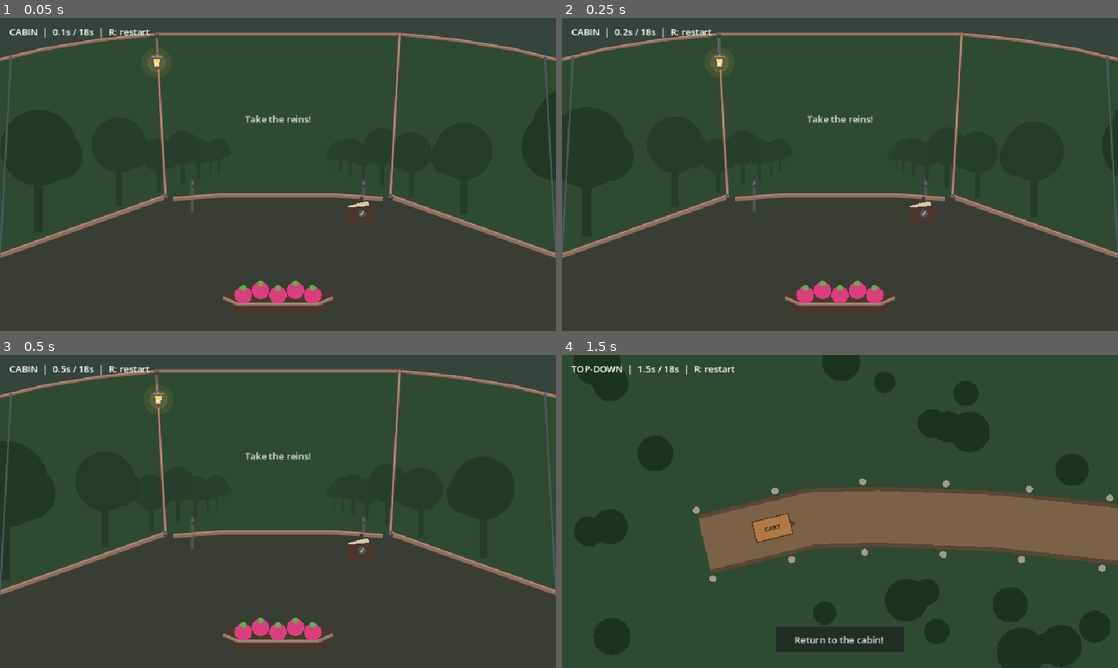
Above: before the commit, frames 1-4 (two rows, left to right).
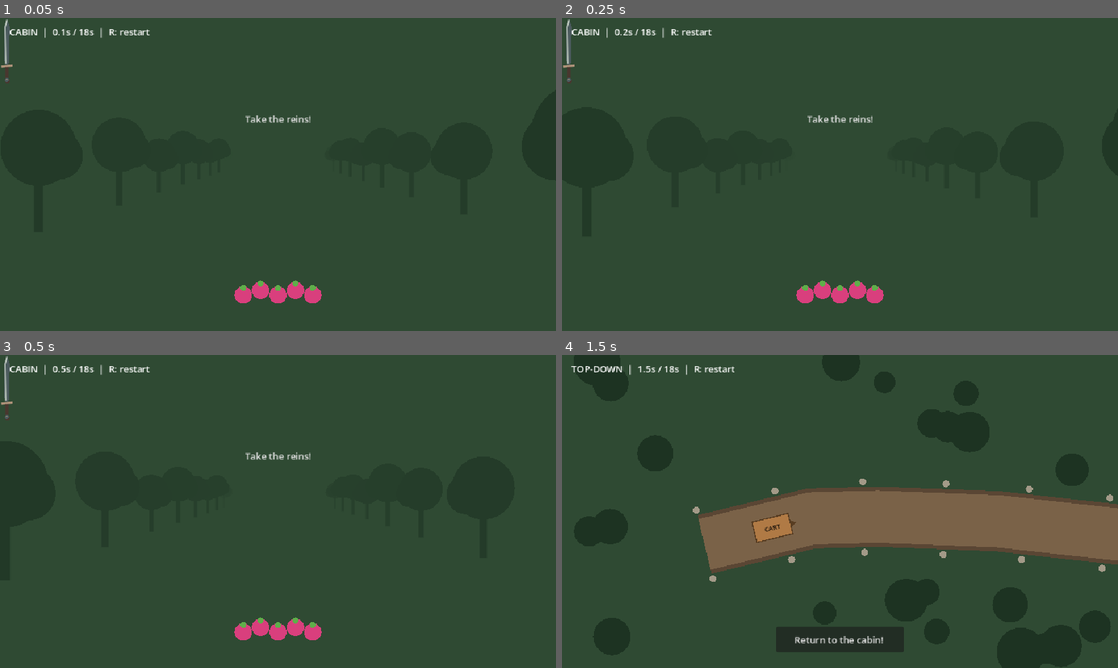
Above: after the commit, the same moments.

Repository: UnderstoodUseYourUsernameHere/carriage-delivery
Game: Godot game, scene res://scenes/delivery.tscn
Two runs of this game, one before a commit and one after it. Both use one fixed random seed, a clock stepped at 60 frames per second and the inputs below.
Inputs (mouse positions are in pixels of both pictures, inside the frame that each line leads up to):
- Up to frame 1 (0.05 s): no input
- Up to frame 2 (0.25 s): no input
- Up to frame 3 (0.5 s): no input
- Up to frame 4 (1.5 s): click "Take the reins!" at 0.5 s; tap Enter at 1.25 s; move the mouse to (962, 495) at 1.27 s; hold Right from 1.28 s (still down); tap Alt at 1.35 s; click (962, 495) at 1.42 s

The runs differ from the first frame. In frame 1, 5.6% of the frame differs, in the area x 0-100%, y 0-95%; in frame 2, 5.6%; in frame 3, 5.6%; in frame 4, nothing differs.

Commit message:
fix: fixed error where shadows in the cabin wouldnt properly work

Diff:
--- a/scenes/views/cabin_view.tscn
+++ b/scenes/views/cabin_view.tscn
@@ -53,6 +53,7 @@
 expand_mode = 1
 stretch_mode = 5
 script = ExtResource("3_7epd6")
+piece = 1
 
 [node name="CabinWings" type="Control" parent="." unique_id=1035943249 node_paths=PackedStringArray("cabin_art")]
 visible = false
--- a/scripts/cabin/wagon.gd
+++ b/scripts/cabin/wagon.gd
@@ -106,7 +106,7 @@
 	var shadow := points.duplicate()
 	var lip := points.duplicate()
 	for i in range(points.size()):
-		shadow[i] + Vector2(1.5, 2.0)
+		shadow[i] += Vector2(1.5, 2.0)
 		lip[i] += Vector2(0.0, -width_px * 0.3)
 	draw_polyline(shadow, DARK, width_px + 2.0, true)
 	draw_polyline(points, WOOD, width_px, true)
